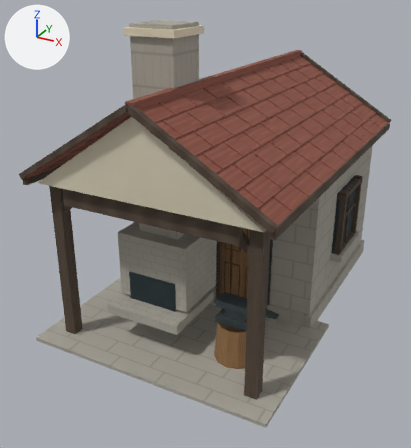
The glTF model assets/source/models/village/forge-crafted.glb as it was, and as the next commit left it.
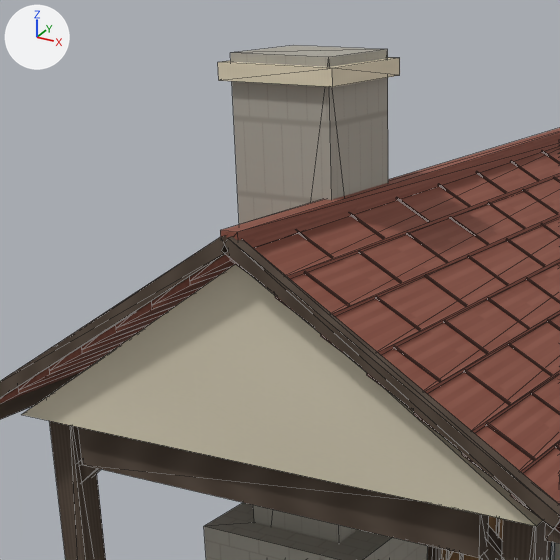
Each version is shown whole from a 50 mm lens placed at (4.8, -9.86, 6.39), pointed at (-0.26, -0.67, 1.79), then close up on the part from 7% to 67% of the width and 0% to 55% of the height. Arrows for +X, +Y and +Z are at upper left; the lights stay in place. The last two pictures show the newer version. The close-ups show mesh edges as thin lines. Vertices at exactly the same position are counted once.

The first close-up shows 'forge authored architecture'.
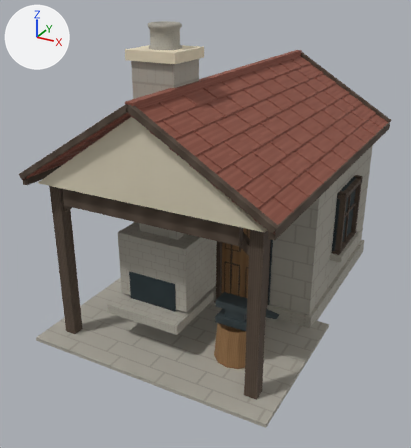
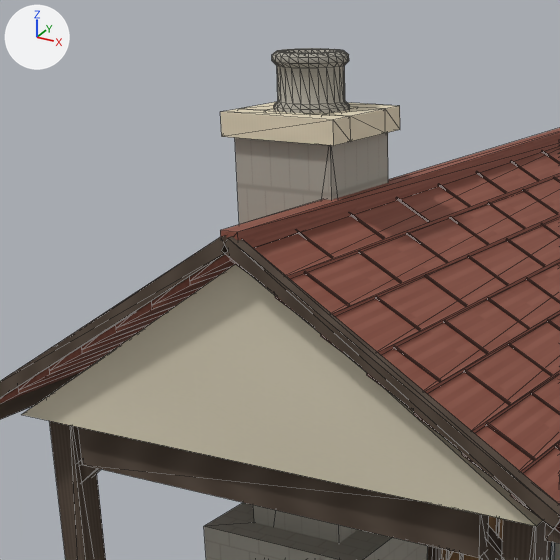
What differs and where, as boxes [x1, y1, x2, y2] in the close-ups (560 x 560 px):
'forge authored architecture', reshaped
    before: [0, 45, 560, 560]
    after: [0, 48, 560, 560]
part 1 of me_forge_planar_architecture, added
    after: [272, 48, 350, 113]
part 2 of me_forge_planar_architecture, cut back
    before: [218, 45, 400, 543]
    after: [220, 102, 400, 543]

The change, as a diff of the scene's bpy script:
```diff
--- a/assets/source/models/village/forge-crafted.glb.py
+++ b/assets/source/models/village/forge-crafted.glb.py
@@ me_forge_planar_architecture @@
 # used by ob_forge_authored_architecture; location = (0.0, 0.0, 0.0)
-me_forge_planar_architecture.from_pydata(...)  # 1658 vertices, 2482 faces; spans x -2.36..2.36, y -3.5..3.5, z 0.0..5.68
+me_forge_planar_architecture.from_pydata(...)  # 1922 vertices, 3018 faces; spans x -2.36..2.36, y -3.5..3.5, z 0.0..5.68
+# me_forge_planar_architecture part 1: a new loose piece of 240 vertices spanning x -0.67..-0.13, y -2.03..-1.49, z 5.25..5.68, in mat_authored_village_mineral_and_joinery_atlas
+# me_forge_planar_architecture part 2
+# 12 vertices are removed from x -0.87..0.06, y -2.22..-1.52, z 5.5..5.64
+# 22 faces are deleted
+# 4 vertices in x -0.8..0.0, y -2.16..-1.36, z 5.68 move by (0.0, 0.0, -0.52)
+# 4 vertices move from x -0.87..0.06, y -1.3, z 5.5..5.62 to x -0.87..0.06, y -1.3, z 5.12..5.29
+# 36 vertices are added at x -0.87..0.06, y -2.22..-1.52, z 5.12..5.29
+# 78 new faces join them
 me_forge_planar_architecture.materials.append(mat_authored_village_mineral_and_joinery_atlas)
```
